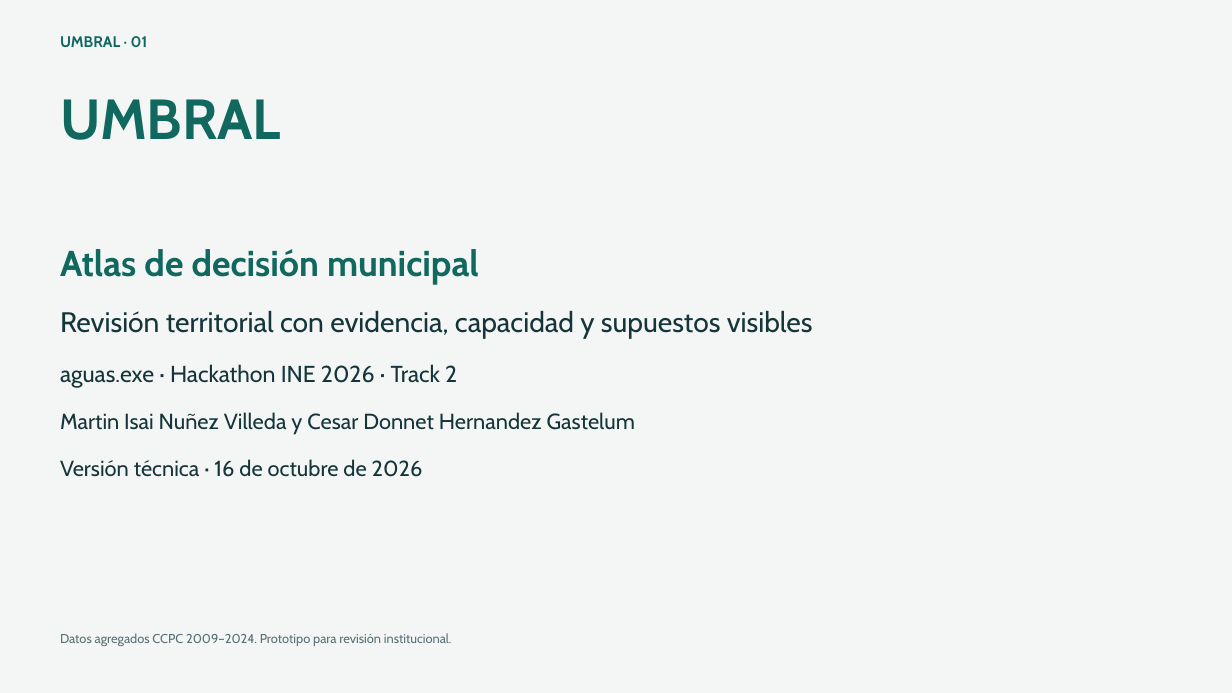
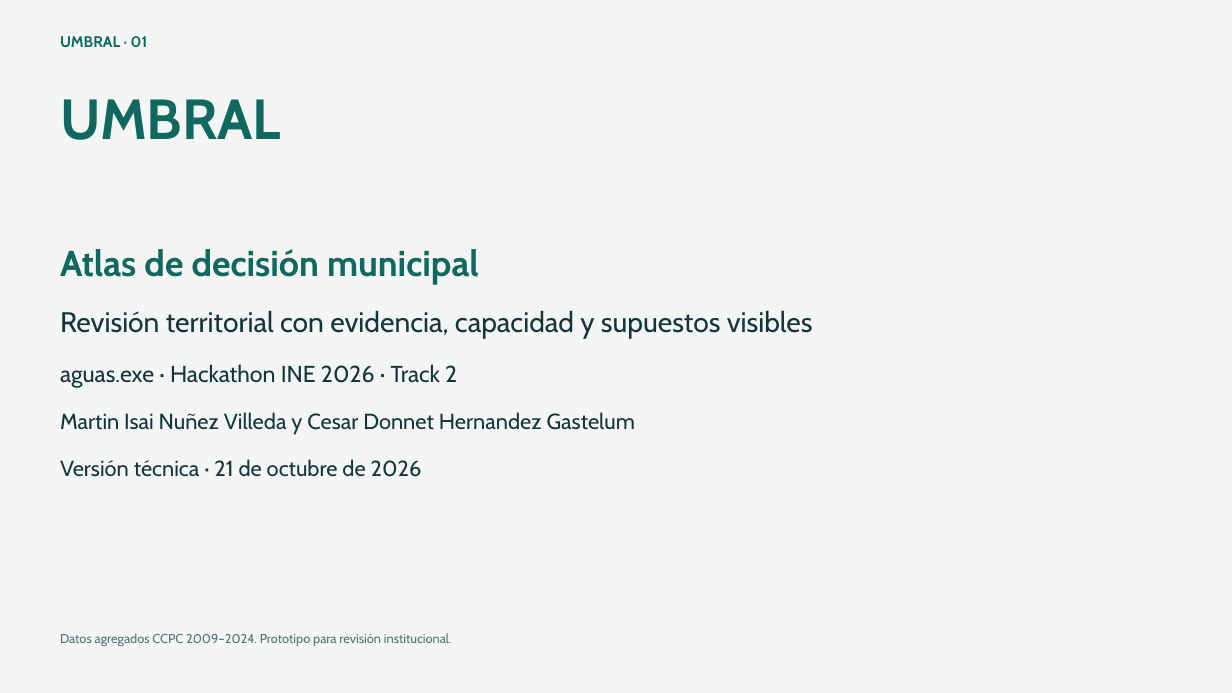
Before and after one commit to Donatelatrump/Ine_Hackaton_2026, a slide deck: slide 1 of 02_Prediccion_y_escenarios_de_riesgo/entrega/presentacion/Umbral_presentacion.pptx. Drawn at 1232x693 pixels with LibreOffice and Linux fonts; fonts in the diff are those of the drawing. Boxes give left, top, right and bottom in pixels: in the first picture for what was removed or moved away, otherwise in the second. Text is boxed around its words. In the diff, an @@ line names an element or a change of style, - is before the commit and + after.

```diff
--- a/02_Prediccion_y_escenarios_de_riesgo/entrega/presentacion/Umbral_presentacion.pptx
+++ b/02_Prediccion_y_escenarios_de_riesgo/entrega/presentacion/Umbral_presentacion.pptx
@@ text at [60, 459, 422, 477]: text changed @@
-Versión técnica · 16 de octubre de 2026
+Versión técnica · 21 de octubre de 2026
```
Also in this commit, not shown: 4 other slides changed, 48 other files.
